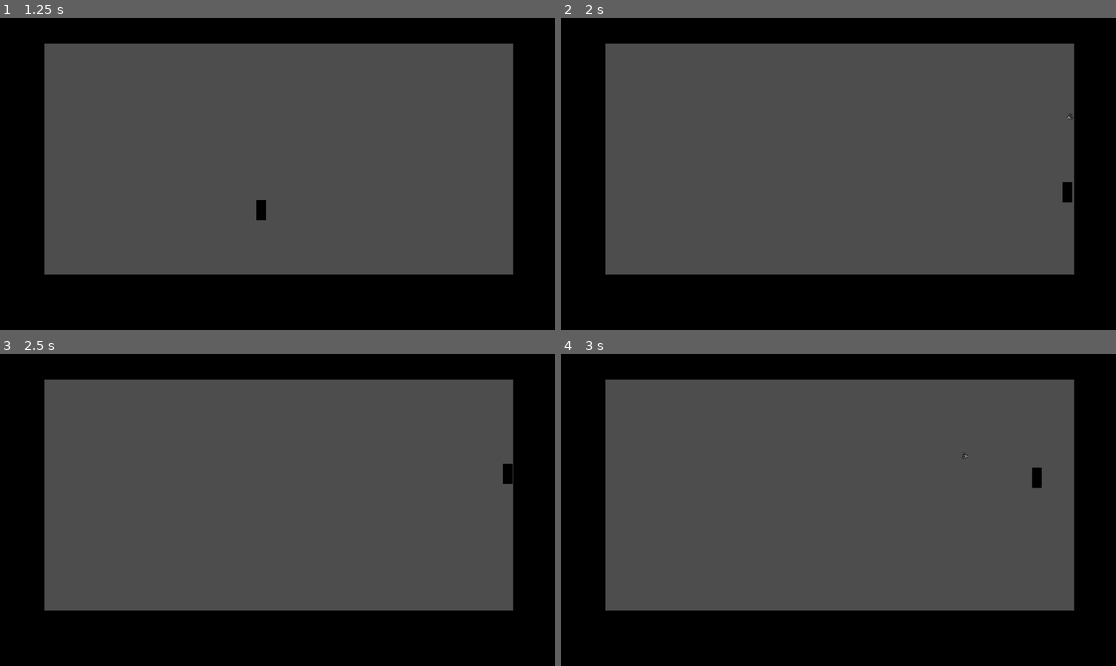
Above: before the commit, frames 1-4 (two rows, left to right).
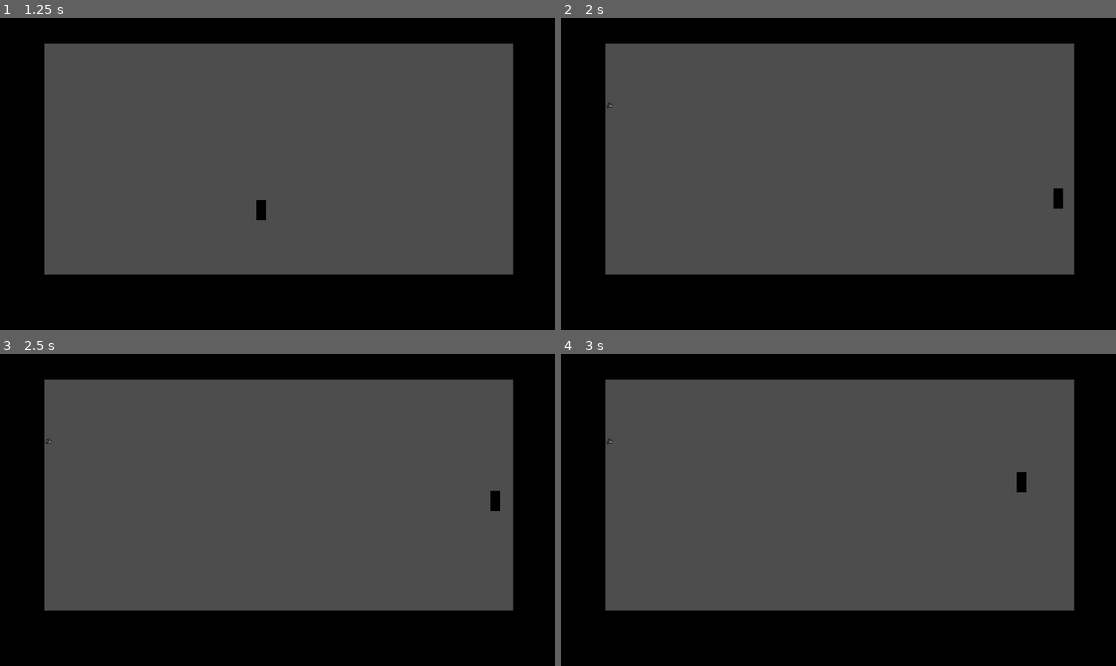
Above: after the commit, the same moments.

Repository: EightLimbed/Swordfighting-Game
Game: Godot game, scene res://Scenes/main.tscn
The game is run twice, just before and just after one commit, with the same random seed, the same clock (stepped at 60 frames per second) and the same inputs.
Inputs (mouse positions are in pixels of both pictures, inside the frame that each line leads up to):
- Up to frame 1 (1.25 s): click (216, 186) at 0.5 s
- Up to frame 2 (2 s): tap Enter (ui_accept) at 1.25, 1.52, 1.55, 1.82 s; move the mouse to (960, 158) at 1.27 s; press the mouse at (960, 158) at 1.28 s; hold Right (ui_right) from 1.28 s (still down)
- Up to frame 3 (2.5 s): keep holding Right (ui_right); move the mouse to (166, 525) at 2.02 s; release the mouse at (166, 525) at 2.03 s; tap Enter (ui_accept) at 2.1, 2.27 s; click (166, 525) at 2.3 s
- Up to frame 4 (3 s): tap Enter (ui_accept) at 2.57 s; move the mouse to (894, 441) at 2.77 s; release Right (ui_right) at 2.78 s; press the mouse at (894, 441) at 2.78 s; hold Left (ui_left) from 2.78 s (still down)

Frame 1 is identical in both runs. In frame 2, 0.2% of the frame differs, in the area x 8-93%, y 26-62%; in frame 3, 0.2%; in frame 4, 0.3%, in the area x 8-87%, y 26-45%.

Commit message:
added drawing code

Diff:
--- a/Sword Fighting Game/Scenes/game.tscn
+++ b/Sword Fighting Game/Scenes/game.tscn
@@ -1,6 +1,7 @@
-[gd_scene load_steps=7 format=3 uid="uid://cilsyisiylghn"]
+[gd_scene load_steps=8 format=3 uid="uid://cilsyisiylghn"]
 
 [ext_resource type="PackedScene" uid="uid://bb2x6uaqvseop" path="res://actors/Player/Player.tscn" id="1_1hrwi"]
+[ext_resource type="Script" path="res://src/ComboRecognition.gd" id="2_ea163"]
 
 [sub_resource type="GDScript" id="GDScript_2s4g8"]
 script/source = "extends Node2D
@@ -71,3 +72,6 @@
 position = Vector2(1116, 285)
 scale = Vector2(102.125, -515.25)
 texture = SubResource("GradientTexture2D_7j1x3")
+
+[node name="ComboRecognition" type="Node2D" parent="."]
+script = ExtResource("2_ea163")
--- /dev/null
+++ b/Sword Fighting Game/src/ComboRecognition.gd
@@ -0,0 +1,33 @@
+extends Node2D
+
+
+var points = Array()
+var size = 0
+var corners = Array()
+var length = 101.0
+
+# Called every frame. 'delta' is the elapsed time since the previous frame. #
+func _physics_process(delta: float) -> void:
+	await get_tree().create_timer(0.05).timeout
+	size = int(points.size())
+	# records coordinates, checks them for shapes, then deletes them #
+	if Input.is_action_pressed("LEFT_MOUSE"):
+		var mouse = get_local_mouse_position()
+		# makes sure the distance between new point and old point is not too small (reduces lag) #
+		if size > 1:
+			length = points[size - 1].distance_to(mouse)
+			if length > 10:
+				# adds points to list, then finds best corners of shape #
+				points.append(mouse)
+		else:
+			points.clear()
+			points.append(mouse)
+			points.append(mouse)
+	elif Input.is_action_just_released("LEFT_MOUSE"):
+		points.clear()
+	queue_redraw()
+func _draw() -> void:
+	# draws lines from coordinates #
+	if size > 2:
+		draw_polyline(points, Color("#f030a3"), 3)
+		draw_polyline(corners, Color("#f030a3"), 3)
--- a/Sword Fighting Game/src/Player.gd
+++ b/Sword Fighting Game/src/Player.gd
@@ -30,7 +30,7 @@
 		velocity.y += gravity * delta
 
 func do_fork() -> void:
-	if Input.is_action_just_pressed("LEFT_MOUSE"):
+	if Input.is_action_just_pressed("ui_accept"):
 		if fork == null:
 			fork = FORK.instantiate()
 			var to_mouse = Vector2(get_global_mouse_position().x - position.x, get_global_mouse_position().y - position.y).normalized()
